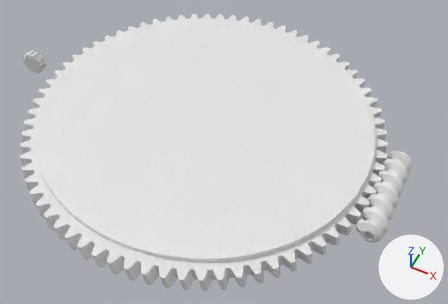
Two versions of the Blender file gears.blend, one commit apart.
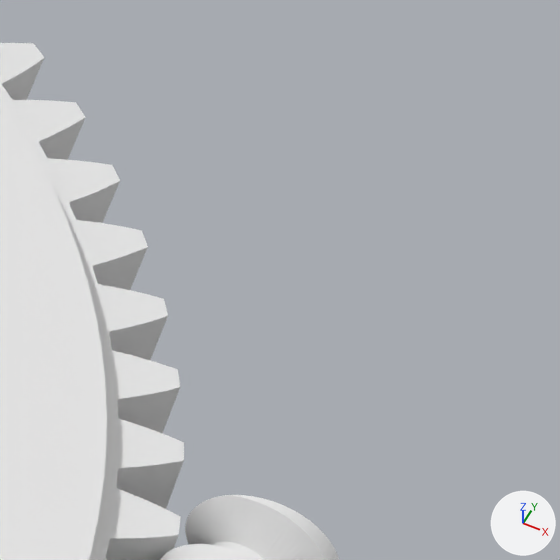
The first picture shows the older version from a 50 mm camera at (0.0556, -0.0735, 0.118) aimed at (0.0056, 0.0266, -0.0071). The close-ups show both versions on the part from 80% to 100% of the width and 24% to 53% of the height of that picture; other places that the commit changed are outside them. Lighting does not change. The marker at lower right points along +X, +Y and +Z.

Names of what the first close-up shows: 'Main Gear', 'Worm Gear'.
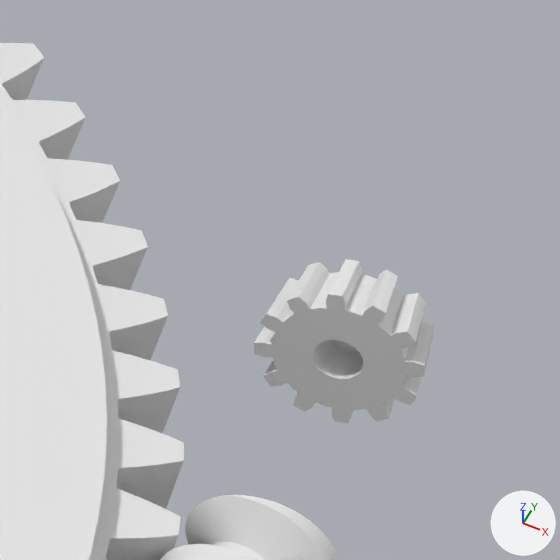
Pixel boxes (x1, y1, x2, y2) of what changed, in the close-ups (560 x 560 px):
'Adjustment knob', moved (not visible before)
    after: (254, 259, 434, 423)

The change, as a diff of the scene's bpy script:
```diff
--- a/gears.blend.py
+++ b/gears.blend.py
@@ ob_adjustment_knob @@
 ob_adjustment_knob = bpy.data.objects.new('Adjustment knob', me_gear_001)
-ob_adjustment_knob.location = (-0.06096, 0.03159, -0.00435)
+ob_adjustment_knob.location = (0.04918, 0.0516, 0.0)
```
